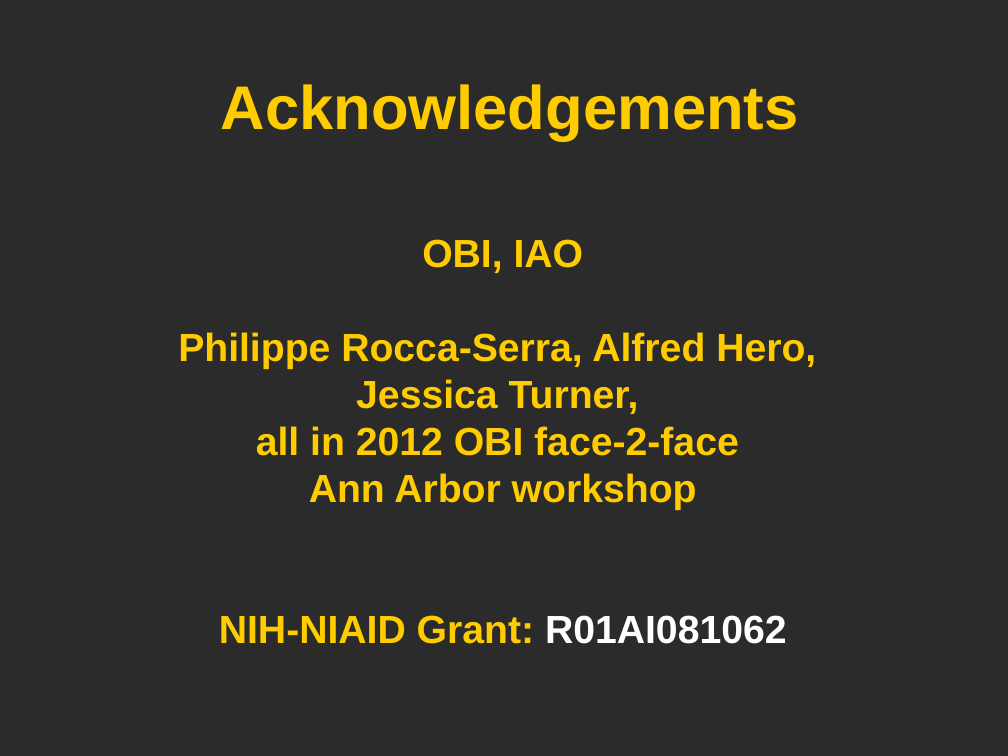
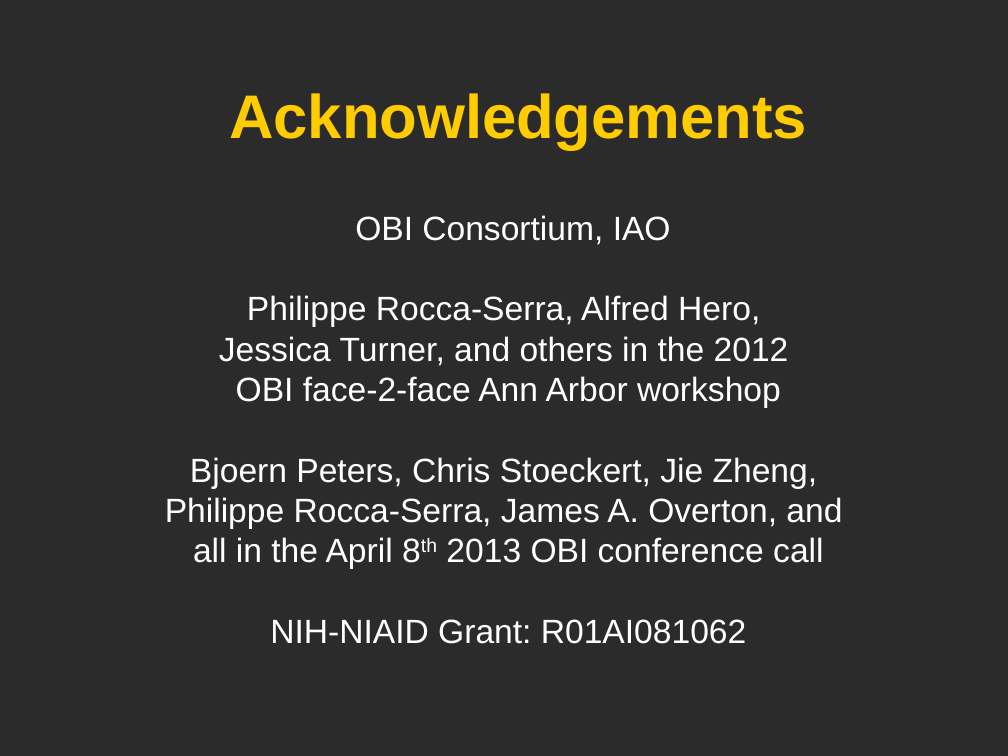
Before and after one commit to obi-ontology/obi-legacy-svn, a slide deck: slide 15 of trunk/docs/presentations/OBI workshop May 2012 Ann Arbor/OBI Statistics/OBIstat_Apr82013.pptx (slide 14 before the commit). Drawn at 1008x756 pixels with LibreOffice and Linux fonts; fonts in the diff are those of the drawing; background and template pictures are left out; a plain dark background stands for a picture behind light text. Boxes give left, top, right and bottom in pixels: in the first picture for what was removed or moved away, otherwise in the second. Text is boxed around its words. In the diff, an @@ line names an element or a change of style, - is before the commit and + after.

Commit message:
Updates on the obistat.owl, the Excel worksheet, and the PPT presentation after today's OBI conference call. Oliver He

```diff
--- a/trunk/docs/presentations/OBI workshop May 2012 Ann Arbor/OBI Statistics/OBIstat_Apr82013.pptx
+++ b/trunk/docs/presentations/OBI workshop May 2012 Ann Arbor/OBI Statistics/OBIstat_Apr82013.pptx
@@ text "Acknowledgements" moved from (x1=221, y1=84, x2=799, y2=141) to (x1=229, y1=93, x2=807, y2=149) @@
@@ text "OBI Consortium, IAO" moved from (x1=178, y1=239, x2=816, y2=644) to (x1=165, y1=215, x2=842, y2=644) @@
@@ text at (x1=355, y1=215, x2=671, y2=245): text changed; size 28 to 24 pt; text colour #FFCC00 to #FFFFFF; bold off @@
-OBI, IAO
+OBI Consortium, IAO
@@ text at (x1=247, y1=295, x2=760, y2=644): size 28 to 24 pt, bold off in "Philippe Rocca-Serra, Alfred Hero,", "NIH-NIAID Grant: R01AI081062"; text colour #FFCC00 to #FFFFFF in "Philippe Rocca-Serra, Alfred Hero,", "NIH-NIAID Grant:" @@
@@ text at (x1=165, y1=336, x2=842, y2=569): text changed; size 28 to 24 pt; text colour #FFCC00 to #FFFFFF; bold off @@
-Jessica Turner,
-all in 2012 OBI face-2-face
-Ann Arbor workshop
+Jessica Turner, and others in the 2012
+OBI face-2-face Ann Arbor workshop
+Bjoern Peters, Chris Stoeckert, Jie Zheng,
+Philippe Rocca-Serra, James A. Overton, and
+all in the April 8th 2013 OBI conference call
```
Also in this commit, not shown: 4 other slides changed, 1 slide added, 3 other files.
